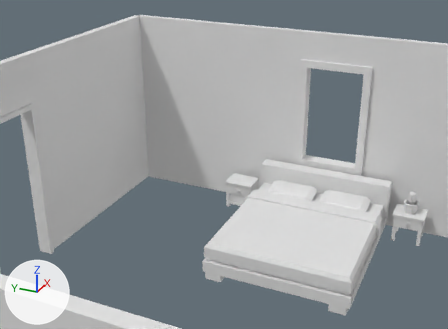
What one commit did to the glTF model scenes/room04.gltf.
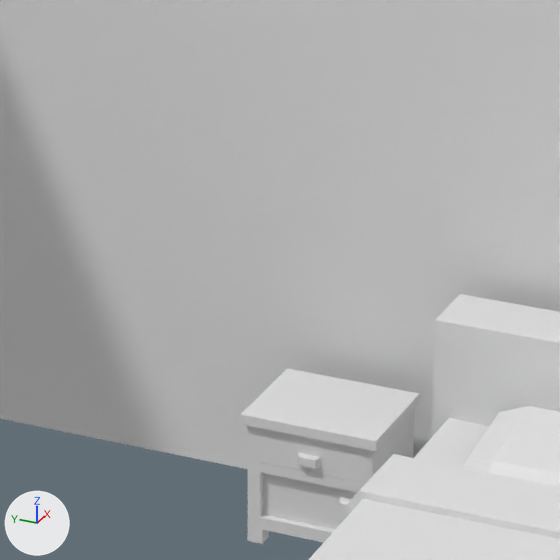
Old and new are each drawn from a 50 mm camera at (-1.87, -4.92, 4.37) aimed at (5.62, -1.54, 0.63) and again close up on the part from 40% to 64% of the width and 32% to 64% of the height. Every picture has the same lights, and +X, +Y and +Z are marked at lower left. Where no turn or scale is listed for an object, it has been applied to the vertices.

Objects in the first close-up: 'bed_double', 'cabinet_bed_drawer', 'wall.009', 'wall_window.001'.
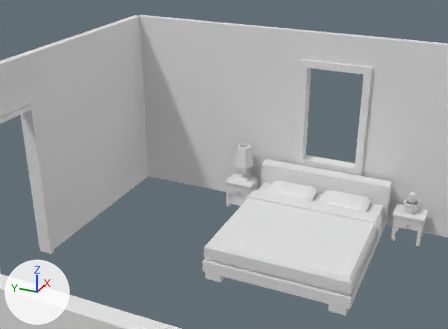
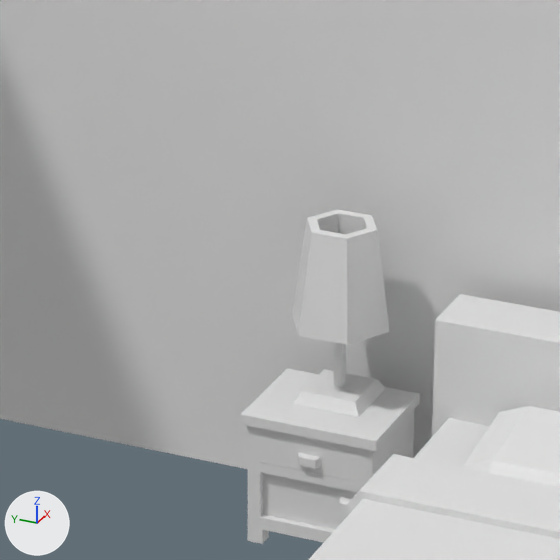
What differs and where, as boxes (x1, y1, x2, y2) in the close-ups (560 x 560 px):
'lamp_round_table', added
    after: (292, 209, 390, 417)

Diff of the bpy script that builds the scene:
```diff
--- a/scenes/room04.gltf.py
+++ b/scenes/room04.gltf.py
@@ me_lamp_round_table @@
+me_lamp_round_table.from_pydata(...)  # 40 vertices, 76 faces; spans x -0.125..0.125, y -0.145..0.145, z 0.0..0.518
@@ ob_lamp_round_table @@
+ob_lamp_round_table = bpy.data.objects.new('lamp_round_table', me_lamp_round_table)
+ob_lamp_round_table.location = (5.752, -1.803, 0.397)
```
